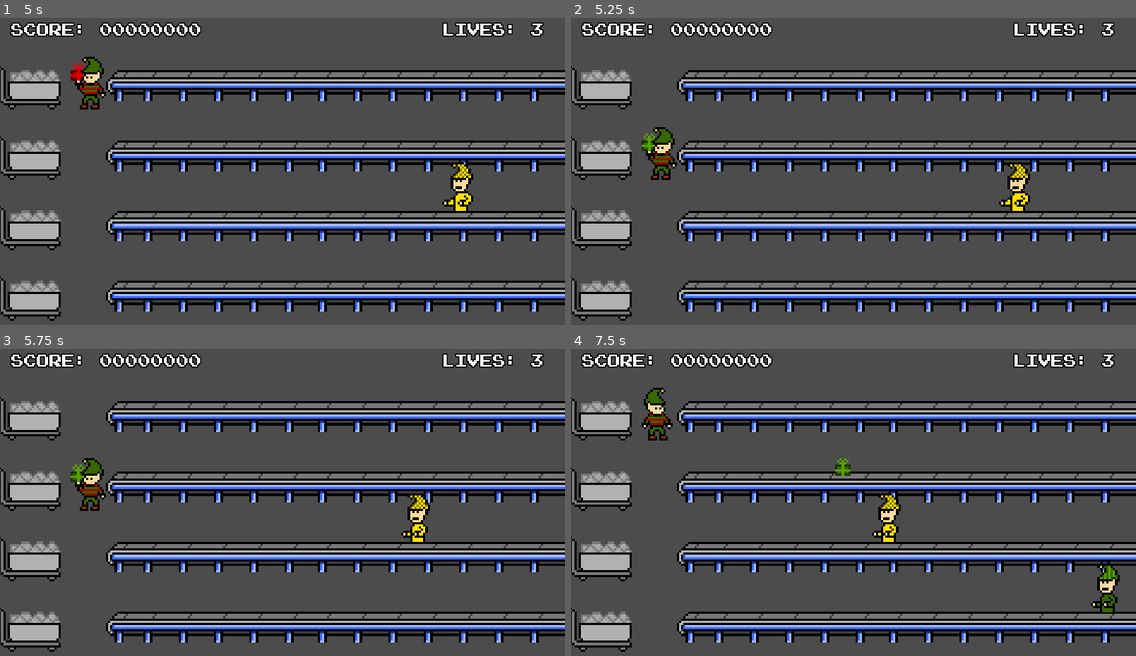
Above: before the commit, frames 1-4 (two rows, left to right).
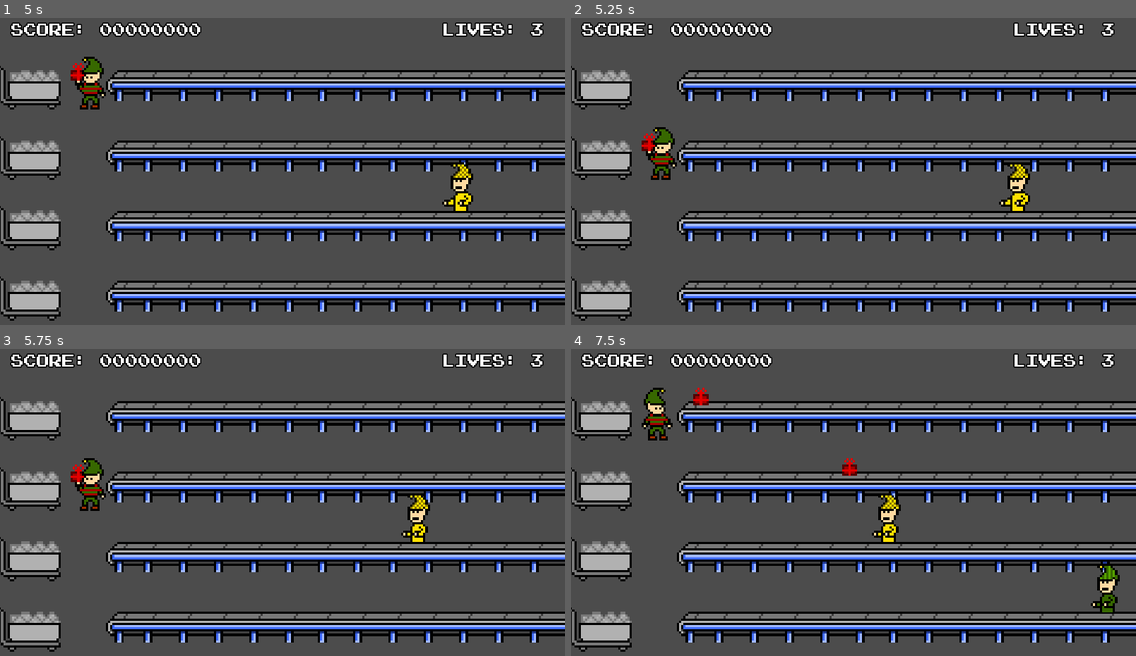
Above: after the commit, the same moments.

Repository: cjrose/Gifter
Game: Godot game, scene res://_scenes/Game/Game.tscn
Same seed, same stepped clock (60 frames per second), same inputs: the game is played once before the commit and once after it.
Inputs:
- Up to frame 1 (5 s): tap Enter at 0.5, 2 s; hold Right (ui_right) 0.53-1.28 s; tap Space (ui_select) at 0.6, 0.77, 1.07, 1.25, 1.35, 1.52, 1.82, 2.1, 2.75, 2.85, 3.02, 3.32, 3.6, 3.77, 4.07, 4.35, 4.52, 4.82 s; hold Down (ui_down) 1.28-2.03 s; hold Right (ui_right) 2.03-2.78 s; hold Up (ui_up) 2.78-3.53 s; hold Left (ui_left) from 3.53 s (still down)
- Up to frame 2 (5.25 s): release Left (ui_left) at 5.03 s; hold Down (ui_down) from 5.03 s (still down); tap Space (ui_select) at 5.1 s
- Up to frame 3 (5.75 s): keep holding Down (ui_down)
- Up to frame 4 (7.5 s): release Down (ui_down) at 5.78 s; hold Right (ui_right) 5.78-6.53 s; tap Space (ui_select) at 5.85, 6.02, 6.32, 6.6, 6.77, 7.07, 7.35 s; hold Up (ui_up) 6.53-7.28 s; hold Right (ui_right) from 7.28 s (still down)

Frame 1 is identical in both runs. In frame 2, 0.1% of the frame differs, in the area x 12-15%, y 37-44%; in frame 3, 0.1%; in frame 4, 0.3%, in the area x 21-51%, y 12-42%.

Commit message:
refined controls

Diff:
--- a/scripts/Game/Player.gd
+++ b/scripts/Game/Player.gd
@@ -23,21 +23,17 @@
 	if Input.is_action_just_pressed('ui_down'):
 		if pos < len(player_pos_list) - 1:
 			pos += 1
-	if Input.is_action_just_pressed('ui_select'):
-		# facing towards the gift droppers
-		if $AnimatedSprite.flip_h == true:
-			carrying_present = true
-			$AnimatedSprite.frame = pos+2
-		# facing towards the tables
-		if $AnimatedSprite.flip_h == false and carrying_present:
-			carrying_present = false
-			emit_signal("throw_present", pos, $AnimatedSprite.frame-2)
-			$AnimatedSprite.frame = 0
 
 	if Input.is_action_just_pressed('ui_left'):
 		$AnimatedSprite.flip_h = true
+		carrying_present = true
+		$AnimatedSprite.frame = self.pos + 2
+
 	if Input.is_action_just_pressed('ui_right'):
 		$AnimatedSprite.flip_h = false
+		if carrying_present:
+			emit_signal("throw_present", pos, $AnimatedSprite.frame - 2)
+			$AnimatedSprite.frame = 0
 
 func _physics_process(delta):
 	self.position = Vector2(player_pos_list[pos][0], player_pos_list[pos][1])
